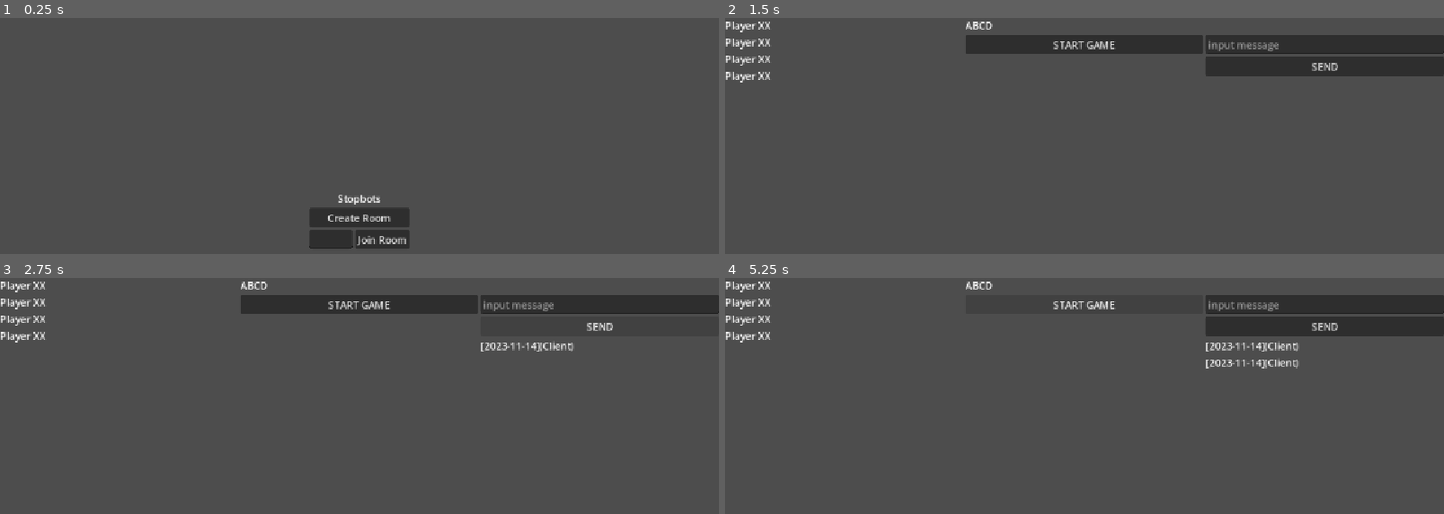
Above: before the commit, frames 1-4 (two rows, left to right).
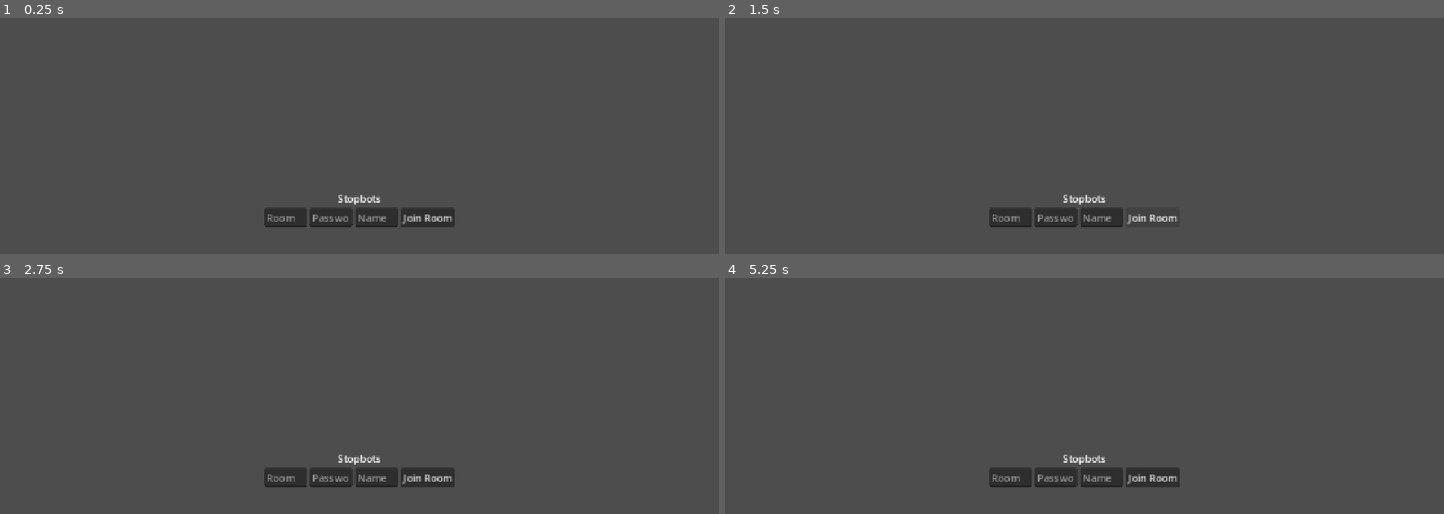
Above: after the commit, the same moments.

Repository: MistOfJudgement/stopbots
Game: Godot game, scene res://title_screen.tscn
Same seed, same stepped clock (60 frames per second), same inputs: the game is played once before the commit and once after it. The project has no main scene, so this scene is started directly.
Inputs (mouse positions are in pixels of both pictures, inside the frame that each line leads up to):
- Up to frame 1 (0.25 s): no input
- Up to frame 2 (1.5 s): click (1084, 216) at 0.5 s, where only the run before the commit has a clickable "Create Room"; click (1156, 216) at 1.25 s, where only the run after the commit has a clickable "Join Room"
- Up to frame 3 (2.75 s): click (596, 325) at 2 s, where only the run before the commit has a clickable "SEND"
- Up to frame 4 (5.25 s): click (1084, 303) at 2.75 s, where only the run before the commit has a clickable "START GAME"; click (1084, 303) at 3.5 s, where only the run before the commit has a clickable "START GAME"; click (1321, 325) at 4.25 s, where only the run before the commit has a clickable "SEND"; click (1084, 303) at 5 s, where only the run before the commit has a clickable "START GAME"

The runs differ from the first frame. In frame 1, 2.0% of the frame differs, in the area x 36-64%, y 80-98%; in frame 2, 9.8%, in the area x 0-100%, y 1-89%; in frame 3, 7.8%; in frame 4, 8.2%.
Error after the commit: Parse Error: Identifier "Secret" not declared in the current scope. (res://networking/ws_multiplayer.gd:5)

Commit message:
rewrite networking, title to lobby to race

Diff:
--- a/chat_menu.gd
+++ /dev/null
@@ -1,39 +0,0 @@
-class_name ChatMenu
-extends VBoxContainer
-
-class MessageBody:
-	var source: String
-	var message: String
-	var timestamp: int
-
-@onready var messageTemplate :Label= $TextMessage
-@onready var textInputBox: LineEdit = $MessageSend
-# Called when the node enters the scene tree for the first time.
-func _ready() -> void:
-	pass # Replace with function body.
-
-
-# Called every frame. 'delta' is the elapsed time since the previous frame.
-func _process(delta: float) -> void:
-	pass
-
-func add_message(msg: MessageBody) -> void:
-	var temp := messageTemplate.duplicate()
-	temp.text = "[" + Time.get_date_string_from_unix_time(msg.timestamp) + "]" + "(" + msg.source + ")" + msg.message
-	add_child(temp)
-
-func recieve_json_message(json: Variant):
-	var msg: MessageBody = MessageBody.new()
-	msg.message = json["message"]
-	msg.source = json["source"]
-	msg.timestamp = json["timestamp"]
-	add_message(msg)
-
-
-func _on_chat_send_pressed() -> void:
-	var message: MessageBody = MessageBody.new()
-	message.message = textInputBox.text
-	message.source = "Client"
-	message.timestamp = Time.get_unix_time_from_system()
-	add_message(message)
-	WsMultiplayer.socket.send_text(message.message)
--- /dev/null
+++ b/game_state.gd
@@ -0,0 +1,195 @@
+class_name GlobalGameState
+extends Node
+
+signal player_list_changed # Emitted so UI can update automatically
+
+enum GameStateType {
+	None,
+	Lobby,
+	Race,
+	Train,
+	End,
+}
+
+enum Role {
+	Host,
+	Player,
+	Spectator,
+	None,
+}
+
+# --- STATE VARIABLES ---
+var current_game_state: GameStateType = GameStateType.None
+var room: String = ""
+var password: String = ""
+var is_authority: bool = false
+var role: Role = Role.None
+var player_name: String = "Player_" + str(randi() % 1000)
+
+# --- PLAYER MANAGEMENT ---
+class PlayerInfo:
+	var connection_id: String
+	var role: Role
+	var name: String
+
+var players: Dictionary[String, PlayerInfo] = {}
+
+# --- INITIALIZATION ---
+func _ready() -> void:
+	add_child(WebsocketConnector.new())
+
+# ============================================================================
+# ROLE & AUTHORITY MANAGEMENT
+# ============================================================================
+
+func set_authority(role_str: String) -> void:
+	match role_str.to_lower():
+		"host":
+			is_authority = true
+			role = Role.Host
+		"client":
+			is_authority = false
+		_:
+			printerr("GlobalGameState: Unknown role received -> ", role_str)
+
+func set_role(role_val: int) -> void:
+	if role_val >= 0 and role_val < Role.size():
+		role = Role.values()[role_val]
+
+
+# ============================================================================
+# SCENE & STATE TRANSITIONS
+# ============================================================================
+
+func goto_lobby() -> void:
+	# Only block if we are ALREADY in the lobby scene
+	if current_game_state == GameStateType.Lobby: return
+
+	current_game_state = GameStateType.Lobby
+
+	if is_authority:
+		get_tree().change_scene_to_file("res://lobby/lobby_screen.tscn")
+	else:
+		get_tree().change_scene_to_file("res://lobby/lobby_screen_client.tscn")
+
+func goto_race() -> void:
+	if current_game_state == GameStateType.Race: return
+
+	current_game_state = GameStateType.Race
+
+	if is_authority:
+		get_tree().change_scene_to_file("res://race/horse_race.tscn")
+	else:
+		get_tree().change_scene_to_file("res://race/horse_race_client.tscn")
+# ============================================================================
+# NETWORK MESSAGE ROUTING (Incoming from WsMultiplayer)
+# ============================================================================
+
+func on_data_message(event: NetworkEvent) -> void:
+	var raw_payload = event.payload
+	var payload: Dictionary = {}
+
+	# 1. Safely handle whether the payload came in as a JSON string or already a dictionary
+	if raw_payload is String:
+		var parsed = JSON.parse_string(raw_payload)
+		if parsed is Dictionary:
+			payload = parsed
+	elif raw_payload is Dictionary:
+		payload = raw_payload
+
+	# 2. Add a debug print to see what type we actually extracted
+	var msg_type = payload.get("type", "UNKNOWN")
+	print("[DATA MSG PROCESSED] Type: ", msg_type, " from: ", event.sender_id)
+
+	# 3. Match the parsed type
+	match msg_type:
+		"sync_state":
+			print("-> HOST: Processing sync_state request for client: ", event.sender_id)
+			var player = get_or_create_player(event.sender_id)
+			WsMultiplayer.send_data({
+				"type": "sync_state_output",
+				"role": player.role,
+				"current_game_state": current_game_state,
+			})
+
+		"set_name":
+			if is_authority:
+				var player = get_or_create_player(event.sender_id)
+				player.name = payload.get("name", "Unknown")
+				print("-> HOST: Updated name for ", event.sender_id, " to: ", player.name)
+				player_list_changed.emit()
+
+		"sync_state_output":
+			if not is_authority:
+				print("-> CLIENT: Received sync_state_output from host!")
+				set_role(payload.get("role", Role.Spectator))
+				var target_state = int(payload.get("current_game_state", GameStateType.None))
+
+				if target_state == GameStateType.Lobby:
+					goto_lobby()
+				elif target_state == GameStateType.Race:
+					goto_race()
+		_:
+			print("-> UNKNOWN MESSAGE TYPE: ", msg_type)
+func on_system_message(type: String, data: Dictionary) -> void:
+	match type:
+		"authenticated":
+			print("Successfully authenticated as: ", data.get("role"))
+			set_authority(data.get("role"))
+			if is_authority:
+				goto_lobby()
+			else:
+				sync_state()
+
+		"joined", "left":
+			# Only the host tracks global player joins/leaves
+			if not is_authority: return
+
+			var source_id = data.get("source", "")
+			if source_id.is_empty(): return
+
+			if type == "joined":
+				if current_game_state == GameStateType.Lobby:
+					var info = PlayerInfo.new()
+					info.connection_id = source_id
+					info.role = Role.Spectator
+					info.name = "Connecting..."
+					players[source_id] = info
+					player_list_changed.emit()
+				else:
+					if not players.has(source_id) or players[source_id] == null:
+						var info = PlayerInfo.new()
+						info.connection_id = source_id
+						info.role = Role.None # Late-join / waiting room
+						info.name = "Connecting..."
+						players[source_id] = info
+
+			elif type == "left":
+				if current_game_state == GameStateType.Lobby:
+					players.erase(source_id)
+					player_list_changed.emit()
+				else:
+					if players.has(source_id) and players[source_id].role == Role.None:
+						players.erase(source_id)
+		_:
+			pass
+
+
+# ============================================================================
+# HELPER METHODS
+# ============================================================================
+
+func sync_state() -> void:
+	if is_authority: return
+	WsMultiplayer.send_data({"type": "sync_state"})
+	WsMultiplayer.send_data({"type": "set_name", "name": player_name})
+
+func get_or_create_player(connection_id: String) -> PlayerInfo:
+	if not players.has(connection_id):
+		var info = PlayerInfo.new()
+		info.connection_id = connection_id
+		info.role = Role.Spectator
+		info.name = "Connecting..."
+		players[connection_id] = info
+		player_list_changed.emit()
+	return players[connection_id]
--- /dev/null
+++ b/lobby/chat_menu.gd
@@ -0,0 +1,60 @@
+class_name ChatMenu
+extends VBoxContainer
+
+class MessageBody:
+	var source: String
+	var message: String
+	var timestamp: int
+
+	# Helper to turn a Dictionary into a strongly-typed MessageBody
+	static func from_dict(d: Dictionary) -> MessageBody:
+		var mb := MessageBody.new()
+		mb.source = GameState.players.get(d.get("source", "Unknown")).name
+		mb.message = d.get("message", "")
+		mb.timestamp = int(d.get("timestamp", 0))
+		return mb
+
+@onready var messageTemplate: Label = $TextMessage
+@onready var textInputBox: LineEdit = $MessageSend
+
+func add_message(msg: MessageBody) -> void:
+	var temp := messageTemplate.duplicate() as Label
+	# Formatting timestamp nicely (e.g., HH:MM:SS or date)
+	var time_str := Time.get_time_string_from_unix_time(msg.timestamp)
+	temp.text = "[%s] (%s): %s" % [time_str, msg.source, msg.message]
+	temp.visible = true
+	add_child(temp)
+
+# This replaces your old receive function and listens to NetworkEvent directly
+func on_data_message(event: NetworkEvent) -> void:
+	var payload: Dictionary = event.payload
+	if payload.is_empty(): return
+	match payload.get("type"):
+		"message":
+			var msg: MessageBody = MessageBody.new()
+			msg.message = payload.get("message")
+			msg.source = event.sender_id
+			msg.timestamp = event.timestamp
+			add_message(msg)
+		_:
+			print("unknown message", event._to_string(), payload)
+func on_chat_send_pressed() -> void:
+	if textInputBox.text.strip_edges() == "":
+		return
+
+	var message := MessageBody.new()
+	message.message = textInputBox.text
+	message.source = "Me" # Will be overwritten on the receiving end by server's 'from' id
+	message.timestamp = Time.get_unix_time_from_system()
+
+	# Optionally show it locally right away
+	#add_message(message)
+
+	# Send it using the helper on WebsocketMultiplayer which packages it into the "data" type
+	var chat_payload := {
+		"message": message.message,
+		"type": "message"
+	}
+	WsMultiplayer.send_data(chat_payload)
+
+	textInputBox.clear()
--- /dev/null
+++ b/lobby/lobby_screen.gd
@@ -0,0 +1,29 @@
+extends HBoxContainer
+
+@onready var player_list := $PlayerList
+
+func _ready() -> void:
+	# Bind to the global player list changed signal
+	GameState.player_list_changed.connect(_refresh_player_ui)
+
+	# Populate the list immediately on scene load
+	_refresh_player_ui()
+
+func _refresh_player_ui() -> void:
+	# Clear existing labels safely
+	for child in player_list.get_children():
+		child.queue_free()
+
+	# Rebuild UI dynamically from GlobalGameState's dictionary
+	for id in GameState.players:
+		var player_info = GameState.players[id]
+		var name_label := Label.new()
+		name_label.text = player_info.name
+		player_list.add_child(name_label)
+
+
+func _on_button_pressed() -> void:
+	WsMultiplayer.send_data({
+		"type": "start"
+	})
+	GameState.goto_race()
--- a/lobby_screen.tscn
+++ b/lobby/lobby_screen.tscn
@@ -1,7 +1,8 @@
 [gd_scene format=3 uid="uid://b18ufq8qm6ohy"]
 
-[ext_resource type="Script" uid="uid://c6ayuy4mgajln" path="res://lobby_screen.gd" id="1_j2aln"]
-[ext_resource type="Script" uid="uid://bs2k7xiy71t3b" path="res://chat_menu.gd" id="1_s4q6i"]
+[ext_resource type="Script" uid="uid://c6ayuy4mgajln" path="res://lobby/lobby_screen.gd" id="1_684nl"]
+[ext_resource type="Script" uid="uid://bs2k7xiy71t3b" path="res://lobby/chat_menu.gd" id="2_y8mbi"]
+[ext_resource type="Script" uid="uid://def8dhc17jsdb" path="res://networking/ws_connector.gd" id="3_y8mbi"]
 
 [node name="LobbyScreen" type="HBoxContainer" unique_id=1467272578]
 anchors_preset = 15
@@ -9,27 +10,11 @@
 anchor_bottom = 1.0
 grow_horizontal = 2
 grow_vertical = 2
-script = ExtResource("1_j2aln")
+script = ExtResource("1_684nl")
 
 [node name="PlayerList" type="VBoxContainer" parent="." unique_id=572005045]
 layout_mode = 2
 size_flags_horizontal = 3
-
-[node name="Label" type="Label" parent="PlayerList" unique_id=2126912704]
-layout_mode = 2
-text = "Player XX"
-
-[node name="Label2" type="Label" parent="PlayerList" unique_id=308734561]
-layout_mode = 2
-text = "Player XX"
-
-[node name="Label3" type="Label" parent="PlayerList" unique_id=2087115118]
-layout_mode = 2
-text = "Player XX"
-
-[node name="Label4" type="Label" parent="PlayerList" unique_id=29536354]
-layout_mode = 2
-text = "Player XX"
 
 [node name="MainControls" type="VBoxContainer" parent="." unique_id=1900302831]
 layout_mode = 2
@@ -46,7 +31,7 @@
 [node name="ChatMenu" type="VBoxContainer" parent="." unique_id=1040956237]
 layout_mode = 2
 size_flags_horizontal = 3
-script = ExtResource("1_s4q6i")
+script = ExtResource("2_y8mbi")
 
 [node name="TextMessage" type="Label" parent="ChatMenu" unique_id=228211895]
 layout_mode = 2
@@ -59,4 +44,9 @@
 layout_mode = 2
 text = "SEND"
 
+[node name="WebsocketConnector" type="Node" parent="." unique_id=1377743515]
+script = ExtResource("3_y8mbi")
+metadata/_custom_type_script = "uid://def8dhc17jsdb"
+
+[connection signal="pressed" from="MainControls/Button" to="." method="_on_button_pressed"]
 [connection signal="pressed" from="ChatMenu/ChatSend" to="ChatMenu" method="_on_chat_send_pressed"]
--- /dev/null
+++ b/lobby/lobby_screen_client.gd
@@ -0,0 +1,7 @@
+extends HBoxContainer
+
+
+func on_data_message(message: NetworkEvent) -> void:
+	if message.payload.get("type") == "start":
+		GameState.goto_race()
+	$ChatMenu.on_data_message(message)
--- /dev/null
+++ b/lobby/lobby_screen_client.tscn
@@ -0,0 +1,47 @@
+[gd_scene format=3 uid="uid://dme42qmc4qaa4"]
+
+[ext_resource type="Script" uid="uid://g7a3eepdxnko" path="res://lobby/lobby_screen_client.gd" id="1_jqq8v"]
+[ext_resource type="Script" uid="uid://bs2k7xiy71t3b" path="res://lobby/chat_menu.gd" id="2_jlxtr"]
+[ext_resource type="Script" uid="uid://def8dhc17jsdb" path="res://networking/ws_connector.gd" id="3_4pgaq"]
+
+[node name="LobbyScreenClient" type="HBoxContainer" unique_id=1249702514]
+anchors_preset = 15
+anchor_right = 1.0
+anchor_bottom = 1.0
+grow_horizontal = 2
+grow_vertical = 2
+script = ExtResource("1_jqq8v")
+
+[node name="MainControls" type="VBoxContainer" parent="." unique_id=42331082]
+layout_mode = 2
+size_flags_horizontal = 3
+
+[node name="RoomID" type="Label" parent="MainControls" unique_id=1890920451]
+layout_mode = 2
+text = "ABCD"
+
+[node name="Button" type="Button" parent="MainControls" unique_id=1563209039]
+layout_mode = 2
+text = "START GAME"
+
+[node name="ChatMenu" type="VBoxContainer" parent="." unique_id=1411039207]
+layout_mode = 2
+size_flags_horizontal = 3
+script = ExtResource("2_jlxtr")
+
+[node name="TextMessage" type="Label" parent="ChatMenu" unique_id=2058158031]
+layout_mode = 2
+
+[node name="MessageSend" type="LineEdit" parent="ChatMenu" unique_id=932110945]
+layout_mode = 2
+placeholder_text = "input message"
+
+[node name="ChatSend" type="Button" parent="ChatMenu" unique_id=134971251]
+layout_mode = 2
+text = "SEND"
+
+[node name="WebsocketConnector" type="Node" parent="." unique_id=1699164029]
+script = ExtResource("3_4pgaq")
+metadata/_custom_type_script = "uid://def8dhc17jsdb"
+
+[connection signal="pressed" from="ChatMenu/ChatSend" to="ChatMenu" method="_on_chat_send_pressed"]
--- a/lobby_screen.gd
+++ /dev/null
@@ -1,13 +0,0 @@
-extends HBoxContainer
-
-# Called when the node enters the scene tree for the first time.
-func _ready() -> void:
-	WsMultiplayer.on_disconnect.connect(func (): get_tree().change_scene_to_file("res://title_screen.tscn"))
-	WsMultiplayer.on_recieve_ws_message.connect(message_recieved)
-
-func message_recieved(message: String) -> void:
-	var obj = JSON.parse_string(message)
-
-	$ChatMenu.recieve_json_message(obj)
-
-# Called every frame. 'delta' is the elapsed time since the previous frame.
--- /dev/null
+++ b/networking/network_payloads.gd
@@ -0,0 +1,26 @@
+class_name NetworkEvent
+extends RefCounted
+
+var sender_id: String
+var timestamp: int
+var payload: Variant # Can be your inner event dictionary/object
+
+static func from_dict(d: Dictionary) -> NetworkEvent:
+	var ev := NetworkEvent.new()
+	ev.sender_id = d.get("from", "")
+	ev.timestamp = int(d.get("timestamp", 0))
+
+	var raw_payload = d.get("payload")
+	if raw_payload is String:
+		var json := JSON.new()
+		if json.parse(raw_payload) == OK:
+			ev.payload = json.get_data()
+		else:
+			ev.payload = raw_payload
+	else:
+		ev.payload = raw_payload
+
+	return ev
+
+func _to_string() -> String:
+	return "{sender_id {0}, timestamp: {1}. payload: {2}".format([sender_id, timestamp, payload])
--- /dev/null
+++ b/networking/ws_connector.gd
@@ -0,0 +1,21 @@
+class_name WebsocketConnector
+extends Node
+
+var events:= [
+	&"on_connect",
+	&"on_disconnect",
+	&"on_data_message",
+	&"on_system_message",
+
+]
+
+func _enter_tree() -> void:
+	var parent := get_parent()
+	for ev in events:
+		if parent.has_method(ev):
+			WsMultiplayer.connect(ev, Callable(parent, ev))
+func _exit_tree() -> void:
+	var parent := get_parent()
+	for ev in events:
+		if parent.has_method(ev):
+			WsMultiplayer.disconnect(ev, Callable(parent, ev))
--- /dev/null
+++ b/networking/ws_multiplayer.gd
@@ -0,0 +1,69 @@
+class_name WebsocketMultiplayer
+extends Node
+
+@export var chat_api_prefix: String = "/api/chat/"
+@export var websocket_host: String = Secret.websocket_host
+
+signal on_connect()
+signal on_disconnect()
+signal on_data_message(event: NetworkEvent) # The main one to communicate between client and host
+signal on_system_message(type: String, data: Dictionary) # For auth/errors/joins if needed. communication directly with the server
+
+var socket := WebSocketPeer.new()
+var is_connected_to_server := false
+
+func _ready() -> void:
+	set_process(false)
+
+func _process(_delta: float) -> void:
+	socket.poll()
+	var state := socket.get_ready_state()
+
+	if state == WebSocketPeer.STATE_OPEN:
+		if not is_connected_to_server:
+			is_connected_to_server = true
+			on_connect.emit()
+
+		while socket.get_available_packet_count() > 0:
+			var packet := socket.get_packet()
+			if socket.was_string_packet():
+				var text := packet.get_string_from_utf8()
+				print("[WS RECV] <- ", text) # <-- ADD THIS LOG
+				var json := JSON.new()
+				if json.parse(text) == OK and json.get_data() is Dictionary:
+					var d := json.get_data() as Dictionary
+					var type: String = d.get("type", "")
+
+					# Direct routing: Data gets its own typed event, everything else goes to system
+					if type == "data":
+						on_data_message.emit(NetworkEvent.from_dict(d))
+					else:
+						on_system_message.emit(type, d)
+				else:
+					push_error("Invalid JSON received: " + text)
+
+	elif state == WebSocketPeer.STATE_CLOSED:
+		var code := socket.get_close_code()
+		print("WebSocket closed. Code: %d" % code)
+		set_process(false)
+		if is_connected_to_server:
+			is_connected_to_server = false
+			on_disconnect.emit()
+
+func connect_to_server(room_id: String) -> void:
+	var url := websocket_host + chat_api_prefix + room_id
+	if socket.connect_to_url(url) == OK:
+		set_process(true)
+	else:
+		push_error("Unable to connect to %s" % url)
+		set_process(false)
+
+func send_authenticate(password: String) -> void:
+	socket.send_text(JSON.stringify({"type": "authenticate", "password": password}))
+
+# Use send_data when communicating between host and client
+func send_data(event_data: Variant) -> void:
+	var payload_string: String = event_data if event_data is String else JSON.stringify(event_data)
+	var final_json = JSON.stringify({"type": "data", "payload": payload_string})
+	print("[WS SEND] -> ", final_json) # <-- ADD THIS LOG
+	socket.send_text(final_json)
--- a/project.godot
+++ b/project.godot
@@ -17,6 +17,7 @@
 [autoload]
 
 WsMultiplayer="*uid://cy8sxody8urlp"
+GameState="*uid://cnvd3ttfbs548"
 
 [display]
 
--- /dev/null
+++ b/race/horse_race_client.tscn
@@ -0,0 +1,9 @@
+[gd_scene format=3 uid="uid://drxbvq8kq6f5v"]
+
+[node name="HorseRaceClient" type="Control" unique_id=566095106]
+layout_mode = 3
+anchors_preset = 15
+anchor_right = 1.0
+anchor_bottom = 1.0
+grow_horizontal = 2
+grow_vertical = 2
--- a/secret.gd
+++ /dev/null
@@ -1,4 +0,0 @@
-class_name Secret
-extends Node
-
-static var websocket_host: String = "{YOUR HOST HERE}"
--- a/title_screen.gd
+++ b/title_screen.gd
@@ -1,16 +1,36 @@
 extends VBoxContainer
 
-@onready var input := $HBoxContainer/RoomIDInput
-func _on_create_room_button_pressed() -> void:
-	get_tree().change_scene_to_file("res://lobby_screen.tscn")
+@onready var roomInput := $HBoxContainer/RoomIDInput
+@onready var password := $HBoxContainer/PasswordInput2
+@onready var nameInput := $HBoxContainer/NameInput
+func _on_join_room_button_pressed() -> void:
+	if roomInput.text == "": return
+	GameState.player_name = nameInput.text
+	WsMultiplayer.connect_to_server(roomInput.text)
 
 
+# 1. Triggered when the socket successfully connects
+func on_connect() -> void:
+	# Uses the clean typed helper we set up in WebsocketMultiplayer
+	GameState.player_name = nameInput.text
+	WsMultiplayer.send_authenticate(password.text)
 
+# 2. Handles non-game messages like auth success, errors, and joins
+func on_system_message(type: String, data: Dictionary) -> void:
+	match type:
+		"authenticated":
+			print("Successfully authenticated as: ", data.get("role"))
+			GameState.set_authority((data.get("role")))
+			if GameState.is_authority:
+				GameState.goto_lobby()
+			else:
+				GameState.sync_state()
 
-func _on_join_room_button_pressed() -> void:
-	if input.text == "": return
-	WsMultiplayer.connect_to_server(input.text)
+		"error":
+			push_error("Auth/Server error: " + data.get("message", "/error"))
+		_:
+			print("System event [%s]: " % type, data)
 
-	WsMultiplayer.on_connect.connect(func ():
-		get_tree().change_scene_to_file("res://lobby_screen.tscn")
-		, CONNECT_ONE_SHOT)
+# 3. Ignored here because we are on the join screen, but ready for later scenes
+func on_data_message(event: NetworkEvent) -> void:
+	pass
--- a/title_screen.tscn
+++ b/title_screen.tscn
@@ -1,6 +1,7 @@
 [gd_scene format=3 uid="uid://dhr7snygtdjgk"]
 
 [ext_resource type="Script" uid="uid://dkp0lmafwh11x" path="res://title_screen.gd" id="1_v6p8y"]
+[ext_resource type="Script" uid="uid://def8dhc17jsdb" path="res://networking/ws_connector.gd" id="2_ak2if"]
 
 [node name="TitleScreen" type="VBoxContainer" unique_id=1587306072]
 anchors_preset = 8
@@ -23,19 +24,27 @@
 text = "Stopbots"
 horizontal_alignment = 1
 
-[node name="CreateRoomButton" type="Button" parent="." unique_id=256080031]
-layout_mode = 2
-text = "Create Room"
-
 [node name="HBoxContainer" type="HBoxContainer" parent="." unique_id=1580702043]
 layout_mode = 2
 
 [node name="RoomIDInput" type="LineEdit" parent="HBoxContainer" unique_id=1144481027]
 layout_mode = 2
+placeholder_text = "Room"
+
+[node name="PasswordInput2" type="LineEdit" parent="HBoxContainer" unique_id=1970926673]
+layout_mode = 2
+placeholder_text = "Password"
+
+[node name="NameInput" type="LineEdit" parent="HBoxContainer" unique_id=2121708576]
+layout_mode = 2
+placeholder_text = "Name"
 
 [node name="JoinRoomButton" type="Button" parent="HBoxContainer" unique_id=1880320636]
 layout_mode = 2
 text = "Join Room"
 
-[connection signal="pressed" from="CreateRoomButton" to="." method="_on_create_room_button_pressed"]
+[node name="WebsocketConnector" type="Node" parent="." unique_id=866477787]
+script = ExtResource("2_ak2if")
+metadata/_custom_type_script = "uid://def8dhc17jsdb"
+
 [connection signal="pressed" from="HBoxContainer/JoinRoomButton" to="." method="_on_join_room_button_pressed"]
--- /dev/null
+++ b/title_ws_connector.gd
@@ -0,0 +1,11 @@
+extends WebsocketConnector
+
+
+# Called when the node enters the scene tree for the first time.
+func _ready() -> void:
+	pass # Replace with function body.
+
+
+# Called every frame. 'delta' is the elapsed time since the previous frame.
+func _process(delta: float) -> void:
+	pass
--- a/ws_multiplayer.gd
+++ /dev/null
@@ -1,66 +0,0 @@
-class_name WebsocketMultiplayer
-extends Node
-
-@export var public_host = Secret.websocket_host
-@export var chat_api_prefix = "/api/chat/"
-@export var local_host := "ws://localhost:8787"
-var websocket_host := local_host
-signal on_recieve_ws_message
-signal on_connect
-signal on_disconnect
-var socket:= WebSocketPeer.new()
-# Called when the node enters the scene tree for the first time.
-func _ready() -> void:
-	set_process(false)
-	pass # Replace with function body.
-
-var first := true
-# Called every frame. 'delta' is the elapsed time since the previous frame.
-func _process(delta: float) -> void:
-	# Call this in `_process()` or `_physics_process()`.
-	# Data transfer and state updates will only happen when calling this function.
-	socket.poll()
-
-	# get_ready_state() tells you what state the socket is in.
-	var state = socket.get_ready_state()
-	# `WebSocketPeer.STATE_OPEN` means the socket is connected and ready
-	# to send and receive data.
-
-	if state == WebSocketPeer.STATE_OPEN:
-		if first:
-			first = false
-			on_connect.emit()
-
-		while socket.get_available_packet_count():
-			var packet = socket.get_packet()
-			if socket.was_string_packet():
-				var packet_text = packet.get_string_from_utf8()
-				print("< Got text data from server: %s" % packet_text)
-			else:
-				print("< Got binary data from server: %d bytes" % packet.size())
-			on_recieve_ws_message.emit(packet.get_string_from_utf8())
-	# `WebSocketPeer.STATE_CLOSING` means the socket is closing.
-	# It is important to keep polling for a clean close.
-	elif state == WebSocketPeer.STATE_CLOSING:
-		pass
-
-	# `WebSocketPeer.STATE_CLOSED` means the connection has fully closed.
-	# It is now safe to stop polling.
-	elif state == WebSocketPeer.STATE_CLOSED:
-		# The code will be `-1` if the disconnection was not properly notified by the remote peer.
-		var code = socket.get_close_code()
-		print("WebSocket closed with code: %d. Clean: %s" % [code, code != -1])
-		set_process(false)
-		on_disconnect.emit()
-		first = true
-
-func connect_to_server(room_id: String) -> void:
-	var url = websocket_host + chat_api_prefix + room_id
-	print(url)
-	var err = socket.connect_to_url(url)
-	if err == OK:
-		print("Connecting to %s..." % url)
-		set_process(true)
-	else:
-		push_error("Unable to connect.")
-		set_process(false)
Not shown, added: game_state.gd.uid
Renamed: chat_menu.gd.uid -> lobby/chat_menu.gd.uid
Renamed: lobby_screen.gd.uid -> lobby/lobby_screen.gd.uid
Not shown, added: lobby/lobby_screen_client.gd.uid
Not shown, added: networking/network_payloads.gd.uid
Renamed: secret.gd.uid -> networking/secret.gd.uid
Not shown, added: networking/ws_connector.gd.uid
Renamed: ws_multiplayer.gd.uid -> networking/ws_multiplayer.gd.uid
Not shown, added: title_ws_connector.gd.uid
Not shown, added: planning.md
